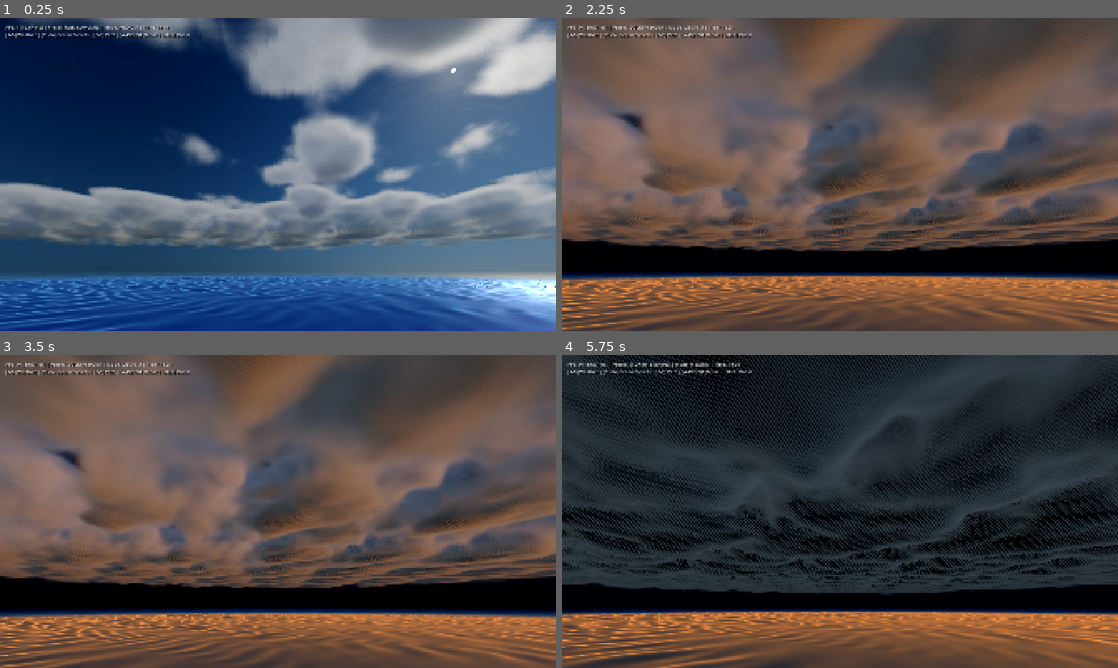
Above: before the commit, frames 1-4 (two rows, left to right).
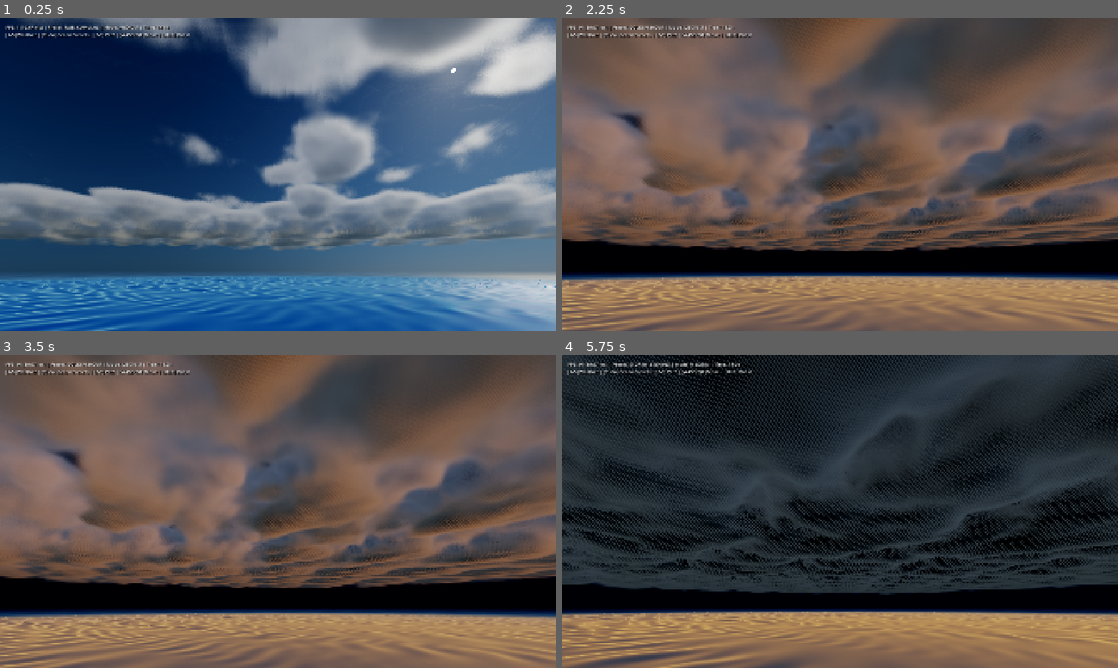
Above: after the commit, the same moments.

Repository: rlsl0422/godot-simple-sky
Game: Godot game, scene res://scenes/main_showcase.tscn
Same seed, same stepped clock (60 frames per second), same inputs: the game is played once before the commit and once after it.
Inputs (mouse positions are in pixels of both pictures, inside the frame that each line leads up to):
- Up to frame 1 (0.25 s): no input
- Up to frame 2 (2.25 s): tap Enter at 0.5 s; move the mouse to (962, 158) at 0.52 s; hold D 0.53-1.25 s; tap 1 at 0.6 s; click (962, 158) at 0.67 s; tap Space at 0.77 s; drag from (728, 190) to (812, 237) at 1.27 s; move the mouse to (895, 105) at 2.02 s; hold D from 2.03 s (still down); tap 3 at 2.1 s
- Up to frame 3 (3.5 s): release D at 2.75 s; drag from (250, 574) to (111, 464) at 2.77 s
- Up to frame 4 (5.75 s): move the mouse to (1006, 558) at 3.52 s; hold A 3.53-4.25 s; tap 5 at 3.6 s; tap Space at 3.77 s; drag from (673, 464) to (756, 433) at 4.27 s; move the mouse to (867, 511) at 5.02 s; hold S from 5.03 s (still down); tap 7 at 5.1 s; click (867, 511) at 5.17 s

The runs differ from the first frame. In frame 1, 16% of the frame differs, in the area x 0-100%, y 82-100%; in frame 2, 17%; in frame 3, 17%; in frame 4, 18%.

Commit message:
fix(ocean): Seamless high-altitude ocean blending and halo elimination

Diff:
--- a/screenshots/perf_metrics.json
+++ b/screenshots/perf_metrics.json
@@ -1,11 +1,11 @@
 {
-	"avg_fps": 43.4667404703112,
-	"avg_frame_time_ms": 23.0060959064327,
-	"max_frame_time_ms": 147.756555555555,
-	"min_frame_time_ms": 0.905875000171363,
-	"percentile_1_low_fps": 7.37234779787971,
-	"percentile_99_frame_time_ms": 135.642,
+	"avg_fps": 39.9087438727535,
+	"avg_frame_time_ms": 25.057165497076,
+	"max_frame_time_ms": 149.557,
+	"min_frame_time_ms": 3.25300000000024,
+	"percentile_1_low_fps": 7.3960100443295,
+	"percentile_99_frame_time_ms": 135.208037037037,
 	"renderer": "NVIDIA GeForce MX450",
-	"timestamp": "2026-09-08T11:03:41",
+	"timestamp": "2026-09-08T17:05:42",
 	"total_frames": 570
 }
--- a/scripts/benchmark_harness.gd
+++ b/scripts/benchmark_harness.gd
@@ -145,12 +145,12 @@
 	camera.look_at_from_position(camera.global_position, camera.global_position + look_dir, Vector3.UP)
 
 func _setup_phase_5_downward_ground_and_contour() -> void:
-	print("[BenchmarkHarness] Phase 5: Testing downward ground and cloud contour at 14.5h...")
+	print("[BenchmarkHarness] Phase 5: Testing high-altitude downward ocean blending at 2200m (14.5h, matching user screenshot)...")
 	controller.weather_preset = CloudController.WeatherPreset.FAIR_CUMULUS
 	controller.performance_mode = CloudController.PerformanceMode.MEDIUM
 	controller.time_of_day = 14.5
-	camera.global_position = Vector3(0.0, 50.0, 0.0)
-	var look_dir = Vector3(0.0, -0.26, -1.0).normalized()
+	camera.global_position = Vector3(0.0, 2200.0, 0.0)
+	var look_dir = Vector3(0.0, -0.75, -0.66).normalized()
 	camera.look_at_from_position(camera.global_position, camera.global_position + look_dir, Vector3.UP)
 
 func _setup_phase_6_ocean_view() -> void:
--- a/scripts/ocean_controller.gd
+++ b/scripts/ocean_controller.gd
@@ -331,6 +331,12 @@
 		_ocean_mat.set_shader_parameter("sky_ambient_color", Vector3(sky_amb.r, sky_amb.g, sky_amb.b))
 		_ocean_mat.set_shader_parameter("sky_horizon_color", Vector3(sky_hor.r, sky_hor.g, sky_hor.b))
 		_ocean_mat.set_shader_parameter("custom_time", time_sec)
+		_ocean_mat.set_shader_parameter("tonemap_mode", atmosphere_controller.tonemap_mode)
+		_ocean_mat.set_shader_parameter("exposure", atmosphere_controller.exposure)
+		_ocean_mat.set_shader_parameter("white_point", atmosphere_controller.white_point)
+
+	if atmosphere_controller._sky_material:
+		atmosphere_controller._sky_material.set_shader_parameter("deep_water_color", Vector3(deep_water_color.r, deep_water_color.g, deep_water_color.b))
 
 	if _underwater_mat:
 		_underwater_mat.set_shader_parameter("sun_direction", sun_dir)
--- a/shaders/atmosphere_clouds.gdshader
+++ b/shaders/atmosphere_clouds.gdshader
@@ -22,6 +22,7 @@
 uniform float mie_strength : hint_range(0.0, 5.0, 0.1) = 1.2;
 uniform float ozone_strength : hint_range(0.0, 4.0, 0.1) = 1.2;
 uniform vec3 ground_color : source_color = vec3(0.18, 0.22, 0.20);
+uniform vec3 deep_water_color : source_color = vec3(0.012, 0.080, 0.220);
 
 // ==========================================
 // UNIFORMS: VOLUMETRIC CLOUDS
@@ -321,9 +322,9 @@
 	vec3 specular = sun_light_color * D * fresnel * clamp(sun_dir.y * 1.5, 0.0, 1.0) * 0.35;
 
 	// Deep Ocean Base Color + Fresnel Reflection of Sky
-	vec3 ocean_base = vec3(0.012, 0.065, 0.14) * clamp(sun_dir.y * 0.8 + 0.2, 0.05, 1.0);
+	vec3 diffuse_water = deep_water_color * (sun_light_color * 0.06 * clamp(sun_dir.y, 0.1, 1.0) + sky_color * 0.8) + vec3(0.006, 0.035, 0.085);
 	vec3 reflected_sky = mix(sky_color * 0.85, vec3(0.18, 0.38, 0.65), 0.4);
-	vec3 ocean_surface = mix(ocean_base, reflected_sky, fresnel) + specular;
+	vec3 ocean_surface = mix(diffuse_water, reflected_sky, fresnel) + specular;
 
 	return ocean_surface;
 }
--- a/shaders/ocean_surface.gdshader
+++ b/shaders/ocean_surface.gdshader
@@ -63,6 +63,14 @@
 uniform float fade_outer_radius : hint_range(800.0, 6000.0, 50.0) = 2400.0;
 uniform float custom_time = 0.0;
 
+// ==========================================
+// UNIFORMS: POST PROCESSING & TONE MAPPING
+// ==========================================
+group_uniforms Post_Processing;
+uniform int tonemap_mode : hint_range(0, 3, 1) = 1;
+uniform float exposure : hint_range(0.1, 4.0, 0.05) = 1.0;
+uniform float white_point : hint_range(1.0, 20.0, 0.5) = 6.0;
+
 uniform sampler2D wave_normal_tex : hint_normal, filter_linear_mipmap;
 uniform sampler2D depth_texture : hint_depth_texture, filter_nearest;
 uniform sampler2D screen_texture : hint_screen_texture, filter_linear_mipmap;
@@ -72,6 +80,26 @@
 varying float v_wave_crest;
 varying float v_wave_fold;
 varying float v_cam_dist;
+varying float v_cam_alt;
+
+// Photographic Tone Mapping & Exposure Pipeline (Matching atmosphere_clouds.gdshader)
+vec3 apply_tonemapping(vec3 color, float exp_val, int mode, float wp) {
+	vec3 x = color * exp_val;
+	if (mode == 1) {
+		const float a = 2.51;
+		const float b = 0.03;
+		const float c = 2.43;
+		const float d = 0.59;
+		const float e = 0.14;
+		return clamp((x * (a * x + b)) / (x * (c * x + d) + e), 0.0, 1.0);
+	} else if (mode == 2) {
+		return (x * (1.0 + x / (wp * wp))) / (1.0 + x);
+	} else if (mode == 3) {
+		vec3 cur = max(vec3(0.0), x - 0.004);
+		return (cur * (6.2 * cur + 0.5)) / (cur * (6.2 * cur + 1.7) + 0.06);
+	}
+	return x;
+}
 
 // =========================================================================
 // 4-HARMONIC CURVILINEAR GERSTNER SWELL ENGINE
@@ -250,9 +278,13 @@
 	vec3 cam_pos = (INV_VIEW_MATRIX * vec4(0.0, 0.0, 0.0, 1.0)).xyz;
 	float cam_dist = length(world_v.xz - cam_pos.xz);
 	v_cam_dist = cam_dist;
+	float alt = max(cam_pos.y, 0.0);
+	v_cam_alt = alt;
 
 	// Smooth vertex wave fade towards boundary to seamlessly match flat planetary horizon
 	float dist_wave_fade = smoothstep(fade_outer_radius, fade_inner_radius, cam_dist);
+	// Altitude wave fade: smoothly flatten 3D vertex wave displacement as camera ascends into the sky (30m - 1000m)
+	float altitude_wave_fade = 1.0 - smoothstep(30.0, 1000.0, alt);
 
 	vec3 disp;
 	vec3 norm;
@@ -260,7 +292,7 @@
 	float crest_fold;
 	evaluate_swells_vertex(world_v.xz, time_val, disp, norm, crest_h, crest_fold);
 
-	disp *= dist_wave_fade;
+	disp *= (dist_wave_fade * altitude_wave_fade);
 
 	vec3 world_displaced = world_v + disp;
 	VERTEX = (inverse(MODEL_MATRIX) * vec4(world_displaced, 1.0)).xyz;
@@ -311,6 +343,8 @@
 
 	// Distance-based detail attenuation (extended to 850m for continuous rich water texture)
 	float detail_fade = clamp(1.0 - v_cam_dist / 850.0, 0.0, 1.0);
+	float alt_detail_fade = 1.0 - smoothstep(40.0, 800.0, v_cam_alt);
+	detail_fade *= alt_detail_fade;
 	float detail_curve = detail_fade * detail_fade * (3.0 - 2.0 * detail_fade);
 
 	// High-frequency slope gradient
@@ -373,6 +407,8 @@
 
 	// Procedural Cellular Sea Foam (100% free of polygon confetti!)
 	float total_foam = evaluate_organic_foam(v_world_pos.xz, time_val, whitecap_crest_mask, water_depth, is_underwater);
+	float foam_alt_fade = 1.0 - smoothstep(30.0, 600.0, v_cam_alt);
+	total_foam *= foam_alt_fade;
 
 	// Toksvig normal variance absorption:
 	// Sub-pixel ripple variance is absorbed into roughness to form a silky, shimmer-free sun glitter lane
@@ -422,15 +458,42 @@
 	}
 
 	vec3 surface_color = mix(water_composite, sky_reflected, fresnel);
-	surface_color += sss_light;
+	surface_color += sss_light * (1.0 - smoothstep(30.0, 600.0, v_cam_alt));
 	surface_color += sun_specular_energy;
 	surface_color = mix(surface_color, foam_color, total_foam);
 
+	// Distant planetary ocean model (100% identical optical model to atmosphere_clouds.gdshader)
+	vec3 diffuse_water = deep_water_color * (sun_color * (sun_intensity * 0.06 * clamp(sun_direction.y, 0.1, 1.0)) + sky_ambient_color * 0.8) + vec3(0.006, 0.035, 0.085);
+	vec3 dist_reflected_sky = mix(sky_ambient_color * 0.85, vec3(0.18, 0.38, 0.65), 0.4);
+	float dist_fresnel = 0.02 + (1.0 - 0.02) * pow(1.0 - NdotV, 5.0);
+	vec3 distant_ocean_color = mix(diffuse_water, dist_reflected_sky, dist_fresnel) + (sun_specular_energy * 0.65);
+
+	// Seamless Blending between near-field PBR ocean and planetary distant ocean:
+	// 1. Radially: smoothly converges to distant ocean color before circular_alpha fade begins
+	float dist_blend = smoothstep(fade_inner_radius * 0.35, fade_outer_radius, v_cam_dist);
+	// 2. Vertically: smoothly converges to distant ocean color as camera ascends
+	float alt_blend = smoothstep(40.0, 1000.0, v_cam_alt);
+	float to_distant = clamp(max(dist_blend, alt_blend), 0.0, 1.0);
+	surface_color = mix(surface_color, distant_ocean_color, to_distant);
+
 	// Aerial Perspective / Horizon Blending:
-	// As distance approaches outer radius, water smoothly merges into atmospheric sky horizon color
-	float horizon_haze = smoothstep(fade_inner_radius * 0.75, fade_outer_radius, v_cam_dist);
+	// Only applies when looking towards the distant planetary horizon at grazing angles (V.y near 0).
+	// Strictly disabled when looking downwards at the ocean below, completely banishing the bright circular donut halo!
+	float grazing_factor = clamp(1.0 - V.y * 3.5, 0.0, 1.0);
+	float horizon_haze = smoothstep(fade_inner_radius * 0.70, fade_outer_radius, v_cam_dist) * grazing_factor;
 	surface_color = mix(surface_color, sky_horizon_color, horizon_haze * 0.65);
 
+	// Photographic Tone Mapping (ACES Film matching atmosphere_clouds.gdshader)
+	surface_color = apply_tonemapping(surface_color, exposure, tonemap_mode, white_point);
+
+	// High-Altitude Seamless Handoff:
+	// Above 1000m to 1800m altitude, the high-res mesh smoothly dissolves to yield to the infinite planetary sky shader ocean
+	float alt_mesh_alpha = 1.0 - smoothstep(1000.0, 1800.0, v_cam_alt);
+	float final_alpha = circular_alpha * alt_mesh_alpha;
+	if (final_alpha <= 0.001) {
+		discard;
+	}
+
 	ALBEDO = surface_color;
-	ALPHA = circular_alpha;
-}
+	ALPHA = final_alpha;
+}
Binary file changed: screenshots/01_noon_cumulus.png
Binary file changed: screenshots/02_sun_silver_lining.png
Binary file changed: screenshots/03_golden_sunset.png
Binary file changed: screenshots/04_above_clouds.png
Binary file changed: screenshots/05_ground_and_contour_fix.png
Binary file changed: screenshots/06_infinite_ocean_sunset.png
Binary file changed: screenshots/07_underwater_optics.png
Binary file changed: screenshots/08_underwater_antisolar.png
Binary file changed: screenshots/09_underwater_deep_extinction.png
